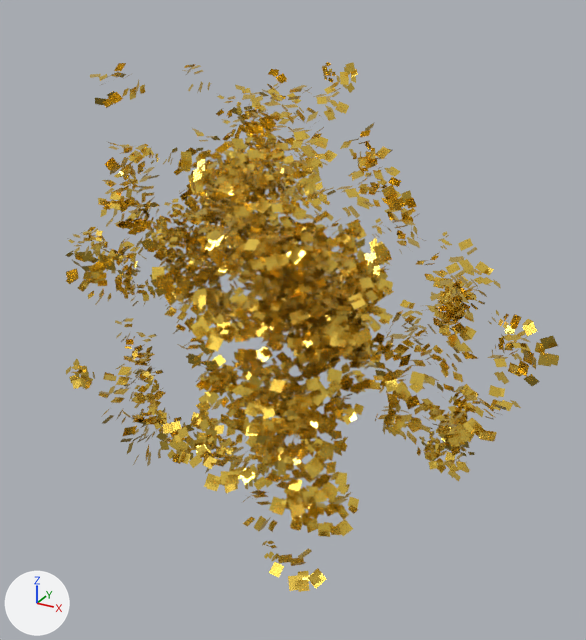
Two versions of the glTF model public/Tree.glb, one commit apart.
Both versions are drawn from a camera (50 mm lens) standing at (283.5, -23.0, 75.0) and looking at (242.5, 51.6, 37.7). Every picture has the same lights, and +X, +Y and +Z are marked at lower left. Where no turn or scale is listed for an object, it has been applied to the vertices.

In view in the first picture: 'Tree_LOD_2'.
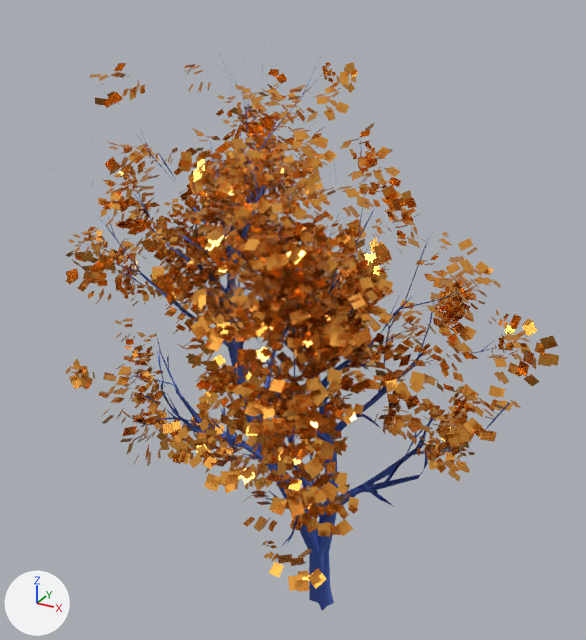
The newer file is also rescaled (x1.655), turned or shifted as a whole; pictures and numbers use the older file's frame.

Changed parts and their boxes [x1, y1, x2, y2] in the pictures (586 x 640 px):
'Tree_LOD_2', recoloured
    both: [66, 62, 559, 592]
'Tree_LOD_2.001', added (blue)
    after: [27, 39, 510, 611]

The edits, one by one:
Material '材质.002' (mat_材质_002) changes colour from yellow #fdd75a to orange #fdaf4d; in linear values from (0.982, 0.68, 0.102) to (0.982, 0.428, 0.0748).
Material '材质' (mat_材质) is new.
Its base color is (0.0964, 0.168, 0.558) (blue #5772c5).
Its metallic is 1.0.
Its roughness is 0.609.
Mesh me_tree_001 is new.
It has 3795 vertices, 7139 faces and spans x -28.2..27.0, y -20.5..19.1, z -42.3..28.0.
It uses material mat_材质 (blue #5772c5).
Object 'Tree_LOD_2.001' (ob_tree_lod_2_001) is new; it shows me_tree_001.
Its location is (240.7, 50.6, 41.1).
